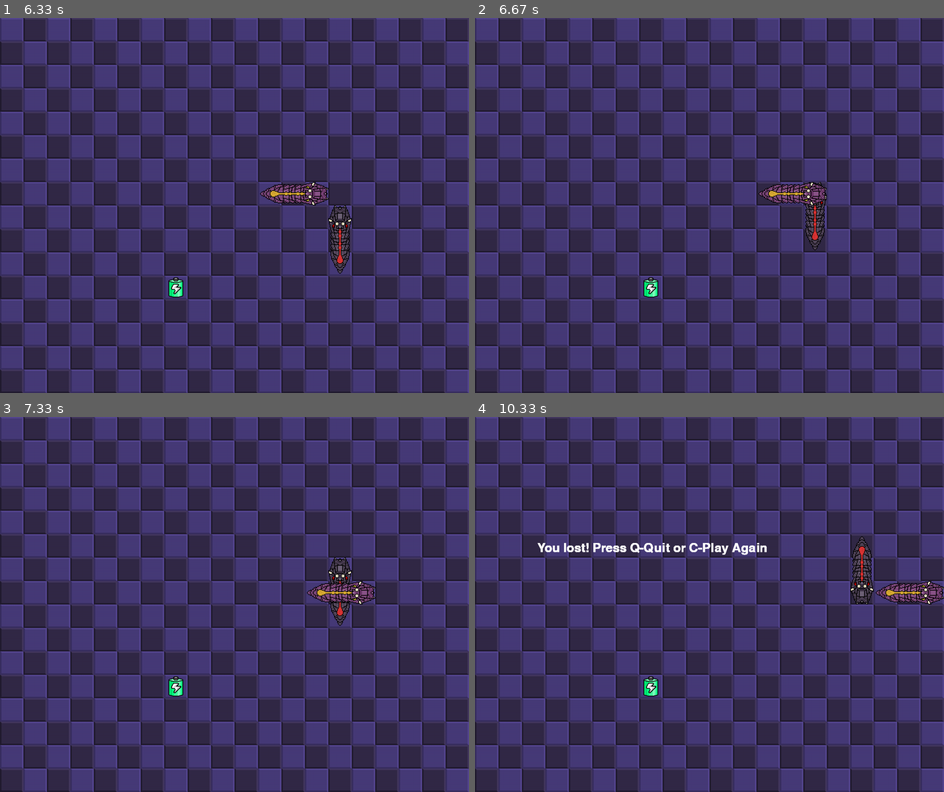
Above: before the commit, frames 1-4 (two rows, left to right).
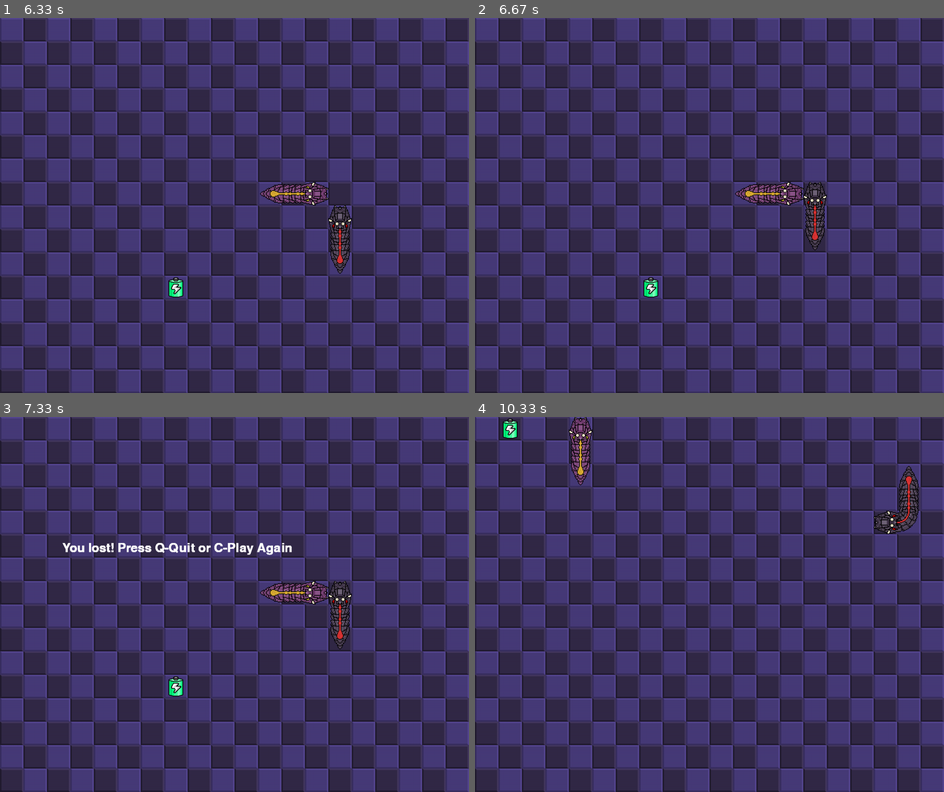
Above: after the commit, the same moments.

Repository: Nabegon/pygame
Game: pygame game, started from snake_game.py
The game is run twice, just before and just after one commit, with the same random seed, the same clock (stepped at 60 frames per second) and the same inputs.
Inputs:
- Up to frame 1 (6.33 s): hold Up 0.33-0.8 s; hold Right 0.83-1.47 s; hold Down 1.5-2.1 s; hold Left 2.13-3.02 s; hold Right 3.05-4.07 s; tap C at 4.1 s; tap D at 5.23 s
- Up to frame 2 (6.67 s): no input
- Up to frame 3 (7.33 s): no input
- Up to frame 4 (10.33 s): tap C at 7.58 s; hold Right 7.92-8.38 s; hold Left 8.42-8.95 s; hold Down 8.98-9.58 s; hold Left from 9.62 s (still down)

Frame 1 is identical in both runs. In frame 2, 0.8% of the frame differs, in the area x 55-75%, y 43-50%; in frame 3, 2.3%; in frame 4, 3.5%, in the area x 5-100%, y 0-75%.

Commit message:
feat: collision detection between snakes , bugfixes and use eq()

Diff:
--- a/snake_game.py
+++ b/snake_game.py
@@ -12,6 +12,11 @@
     def __init__(self, x, y):
         self.x = x
         self.y = y
+
+    def __eq__(self, other):
+        if self.x == other.x and self.y == other.y:
+            return True
+        return False
 
 class Food:
     def __init__(self):
@@ -67,7 +72,7 @@
             self.surface_curve = pygame.image.load('./p2_curve.png')
             self.surface_tail = pygame.image.load('./p2_tail.png')
 
-    def advance(self, food):
+    def advance(self, food, other_snake):
         head = self.fields[0]
         match head.direction:
             case 0:
@@ -82,7 +87,11 @@
         if next_position.x < 0 or next_position.x > GRID_WIDTH  - 1 or next_position.y < 0 or next_position.y > GRID_HEIGHT - 1:
             return False
 
-        if not (next_position.x == food.position.x and next_position.y == food.position.y):
+        for i in other_snake.fields:
+            if next_position == i.position:
+                return False
+
+        if not (next_position == food.position):
             self.fields.pop(len(self.fields) - 1)
         else:
             food.calculate_randam_position()
@@ -279,10 +288,10 @@
         #     Length_of_snake2 += 1
         window.blit(window_with_background, (0, 0))
         food.draw(window)
-        if player_1.advance(food) == False:
+        if player_1.advance(food, player_2) == False:
             game_close = True
         player_1.draw(window)
-        if player_2.advance(food) == False:
+        if player_2.advance(food, player_1) == False:
             game_close = True
         player_2.draw(window)
         pygame.display.update()
